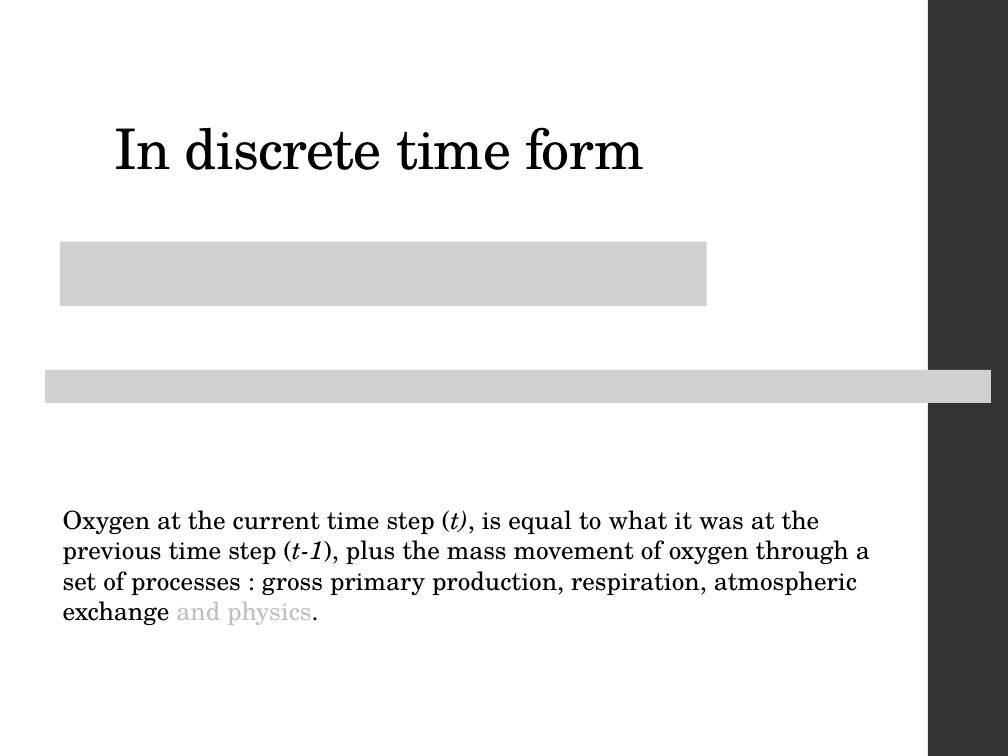
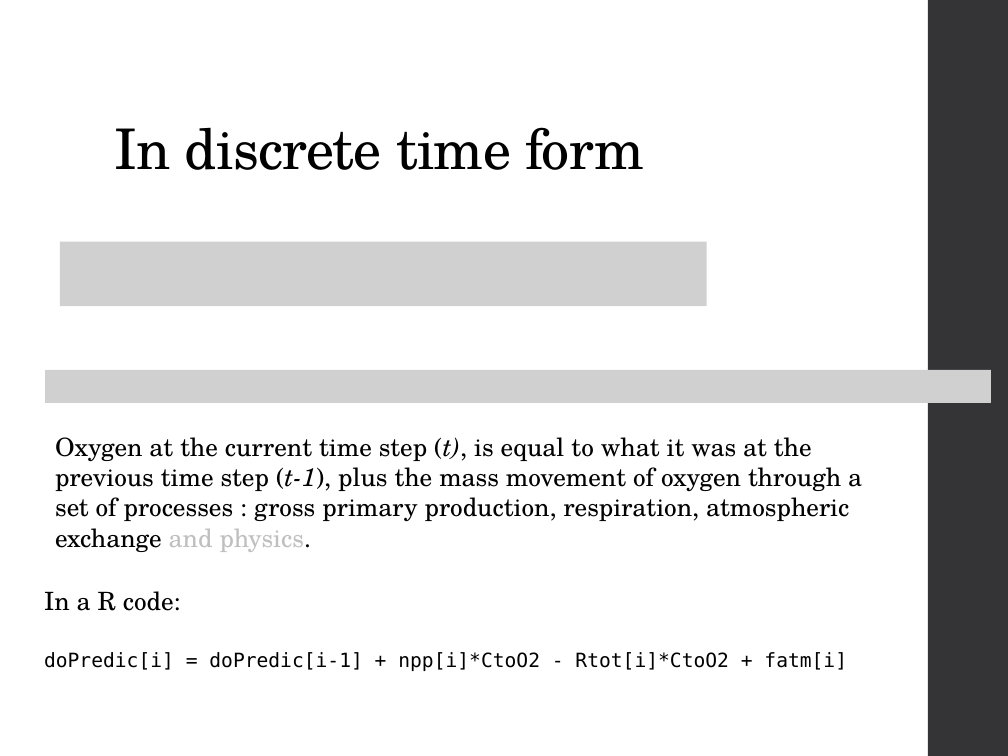
Before and after one commit to camilleminaudo/oxygen-model-demo, a slide deck: slide 18 of 20221222_Building a process-based model, from scratch.pptx. Drawn at 1008x756 pixels with LibreOffice and Linux fonts; fonts in the diff are those of the drawing; grey boxes stand for pictures. Boxes give left, top, right and bottom in pixels: in the first picture for what was removed or moved away, otherwise in the second. Text is boxed around its words. In the diff, an @@ line names an element or a change of style, - is before the commit and + after.

```diff
--- a/20221222_Building a process-based model, from scratch.pptx
+++ b/20221222_Building a process-based model, from scratch.pptx
@@ text "Oxygen at the current time ...": place and size @@
-text "Oxygen at the current time ..." at <box>63,510,870,625</box>
+text "Oxygen at the current time ..." at <box>55,437,862,552</box>
@@ text added at <box>44,591,181,611</box>, 18 pt, text #000000 @@
+In a R code:
@@ text added at <box>44,652,847,671</box>, 14 pt, text #000000 @@
+doPredic[i] = doPredic[i-1] + npp[i]*CtoO2 - Rtot[i]*CtoO2 + fatm[i]
```
Also in this commit, not shown: 2 other slides changed, 5 slides added, 1 slide removed, 1 other file.
